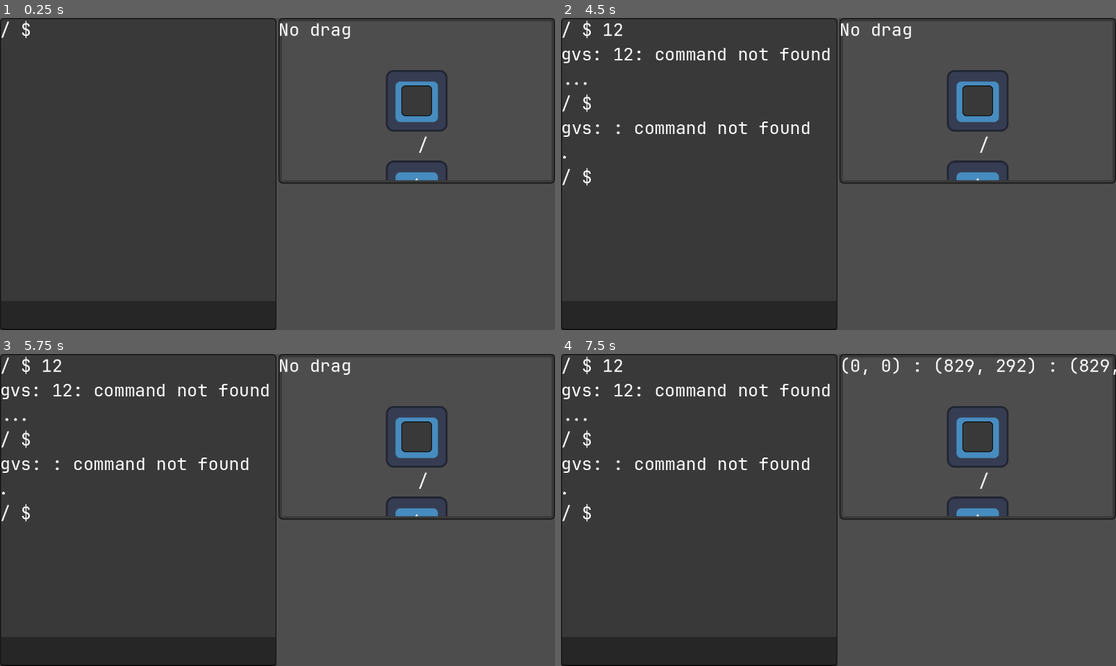
Above: before the commit, frames 1-4 (two rows, left to right).
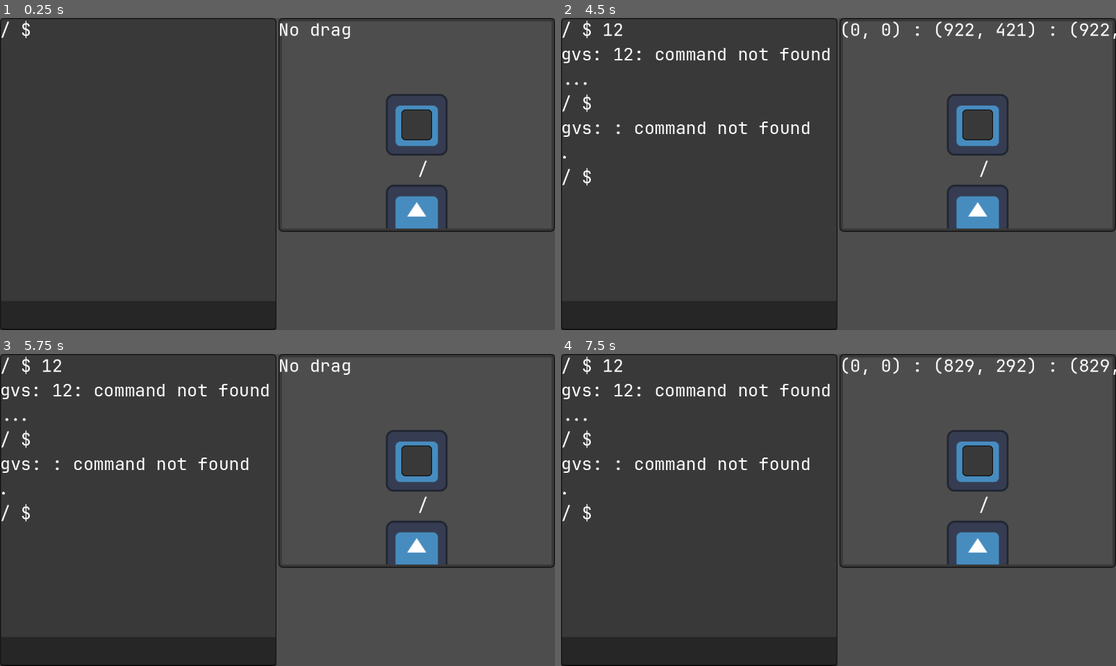
Above: after the commit, the same moments.

Repository: Curtis-Barnhart/GVS
Game: Godot game, scene res://Main.tscn
Two runs of this game, one before a commit and one after it. Both use one fixed random seed, a clock stepped at 60 frames per second and the inputs below. The engine's default icon, where the game draws it, is replaced by a stand-in: a white triangle on a blue panel in a dark square.
Inputs (mouse positions are in pixels of both pictures, inside the frame that each line leads up to):
- Up to frame 1 (0.25 s): no input
- Up to frame 2 (4.5 s): click (699, 314) at 0.52 s; type "12" at 0.6 s; tap Enter at 1.25, 1.35, 2.75, 2.85, 4.25, 4.35 s; move the mouse to (960, 158) at 1.27 s; click (960, 158) at 1.42 s; tap Space at 2, 3.5 s; drag from (727, 189) to (977, 102) at 2.02 s; move the mouse to (894, 105) at 2.77 s; click (894, 105) at 2.92 s; drag from (810, 236) to (977, 192) at 3.52 s; move the mouse to (1005, 220) at 4.27 s; click (1005, 220) at 4.42 s
- Up to frame 3 (5.75 s): tap Space at 5 s; drag from (111, 463) to (194, 432) at 5.02 s
- Up to frame 4 (7.5 s): move the mouse to (866, 510) at 5.77 s; tap Enter at 5.85, 7.35 s; click (866, 510) at 5.92 s; drag from (755, 432) to (977, 438) at 6.52 s; move the mouse to (960, 494) at 7.27 s; click (960, 494) at 7.42 s

The runs differ from the first frame. In frame 1, 3.2% of the frame differs, in the area x 50-100%, y 16-69%; in frame 2, 3.8%, in the area x 50-100%, y 1-69%; in frame 3, 3.2%; in frame 4, 3.2%.

Commit message:
Created narrator scene

Diff:
--- a/Main.tscn
+++ b/Main.tscn
@@ -1,8 +1,9 @@
-[gd_scene load_steps=4 format=3 uid="uid://b5js8dalnh4nb"]
+[gd_scene load_steps=5 format=3 uid="uid://b5js8dalnh4nb"]
 
 [ext_resource type="Script" path="res://main.gd" id="1_ahk52"]
 [ext_resource type="PackedScene" uid="uid://20ur75p1xydl" path="res://gvm/shell/GVShell.tscn" id="1_avs1o"]
 [ext_resource type="PackedScene" uid="uid://dsws7i3ntxerw" path="res://gvm/filesystem/ui/FSViewport.tscn" id="2_fy8vq"]
+[ext_resource type="PackedScene" uid="uid://duxuodebilbwf" path="res://narrator/Narrator.tscn" id="4_c6jwc"]
 
 [node name="Main" type="HBoxContainer"]
 anchors_preset = 15
@@ -25,7 +26,6 @@
 size_flags_horizontal = 3
 size_flags_vertical = 3
 
-[node name="Narrator" type="Control" parent="Right"]
-custom_minimum_size = Vector2(0, 300)
+[node name="Narrator" parent="Right" instance=ExtResource("4_c6jwc")]
+custom_minimum_size = Vector2(0, 200)
 layout_mode = 2
-size_flags_vertical = 8
--- /dev/null
+++ b/narrator/Narrator.tscn
@@ -0,0 +1,12 @@
+[gd_scene load_steps=2 format=3 uid="uid://duxuodebilbwf"]
+
+[ext_resource type="Script" path="res://narrator/narrator.gd" id="1_ne5f2"]
+
+[node name="Narrator" type="Control"]
+layout_mode = 3
+anchors_preset = 15
+anchor_right = 1.0
+anchor_bottom = 1.0
+grow_horizontal = 2
+grow_vertical = 2
+script = ExtResource("1_ne5f2")
--- /dev/null
+++ b/narrator/narrator.gd
@@ -0,0 +1,11 @@
+extends Control
+
+
+# Called when the node enters the scene tree for the first time.
+func _ready() -> void:
+    pass # Replace with function body.
+
+
+# Called every frame. 'delta' is the elapsed time since the previous frame.
+func _process(delta: float) -> void:
+    pass
